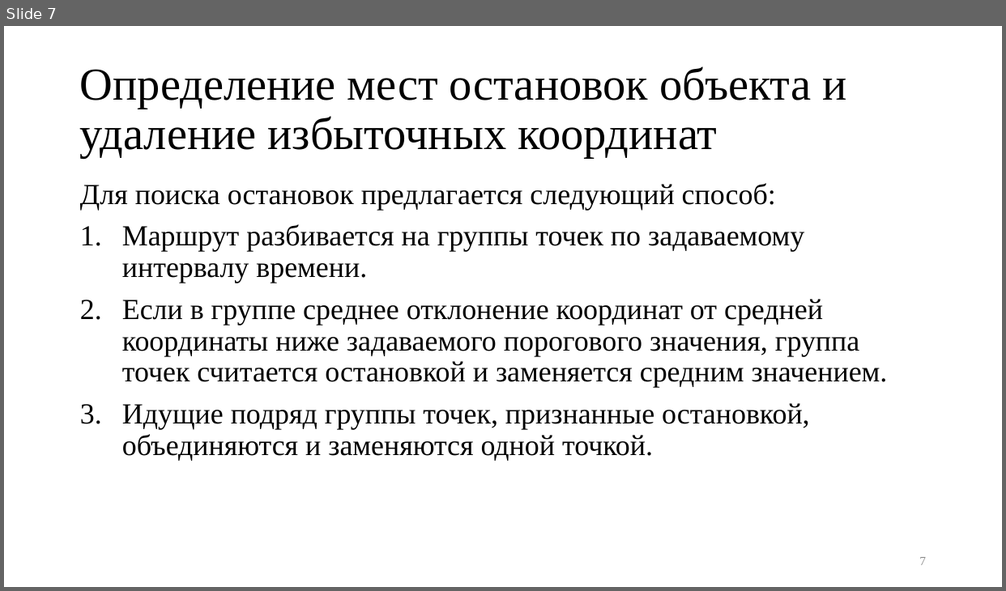
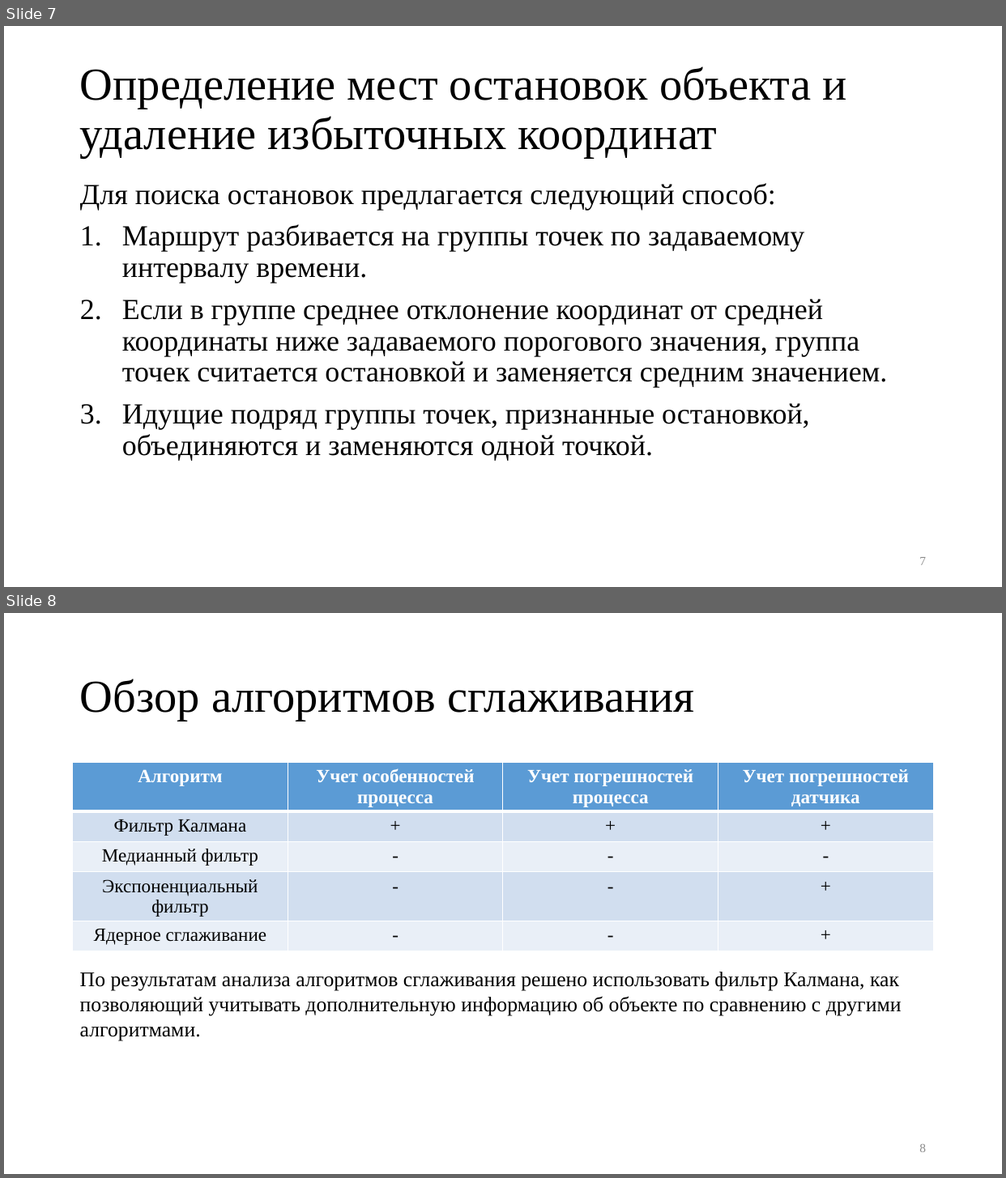
Before and after one commit to kaedvann/TrackFilter, a slide deck: docs/thesis/thesis.pptx. Shown one above the other, each under a label of ours: slide 7 before the commit, slides 7 and 8 after it. The pictures are 1006x591 and 1006x1178 pixels, drawn with LibreOffice and Linux fonts; fonts in the diff are those of the drawing. Boxes give left, top, right and bottom in pixels: in the first picture for what was removed or moved away, otherwise in the second. Text is boxed around its words. In the diff, an @@ line names an element or a change of style, - is before the commit and + after.

```diff
--- a/docs/thesis/thesis.pptx
+++ b/docs/thesis/thesis.pptx
@@ slide 8 added at bbox=[4, 613, 1002, 1174], background #FFFFFF @@
@@ title added at bbox=[80, 679, 695, 721], 44 pt, text #000000 @@
+Обзор алгоритмов сглаживания
@@ table added at bbox=[73, 763, 936, 959], 5 rows, 4 columns @@
+Алгоритм | Учет особенностей процесса | Учет погрешностей процесса | Учет погрешностей датчика
+Фильтр Калмана | + | + | +
+Медианный фильтр | - | - | -
+Экспоненциальный фильтр | - | - | +
+Ядерное сглаживание | - | - | +
@@ text added at bbox=[80, 972, 901, 1041], 20 pt, text #000000 @@
+По результатам анализа алгоритмов сглаживания решено использовать фильтр Калмана, как позволяющий учитывать дополнительную информацию об объекте по сравнению с другими алгоритмами.
@@ page number added at bbox=[919, 1144, 926, 1152], 12 pt, text #8C8C8C @@
+8
```
Also in this commit, not shown: 3 slides changed, 1 other slide added.
